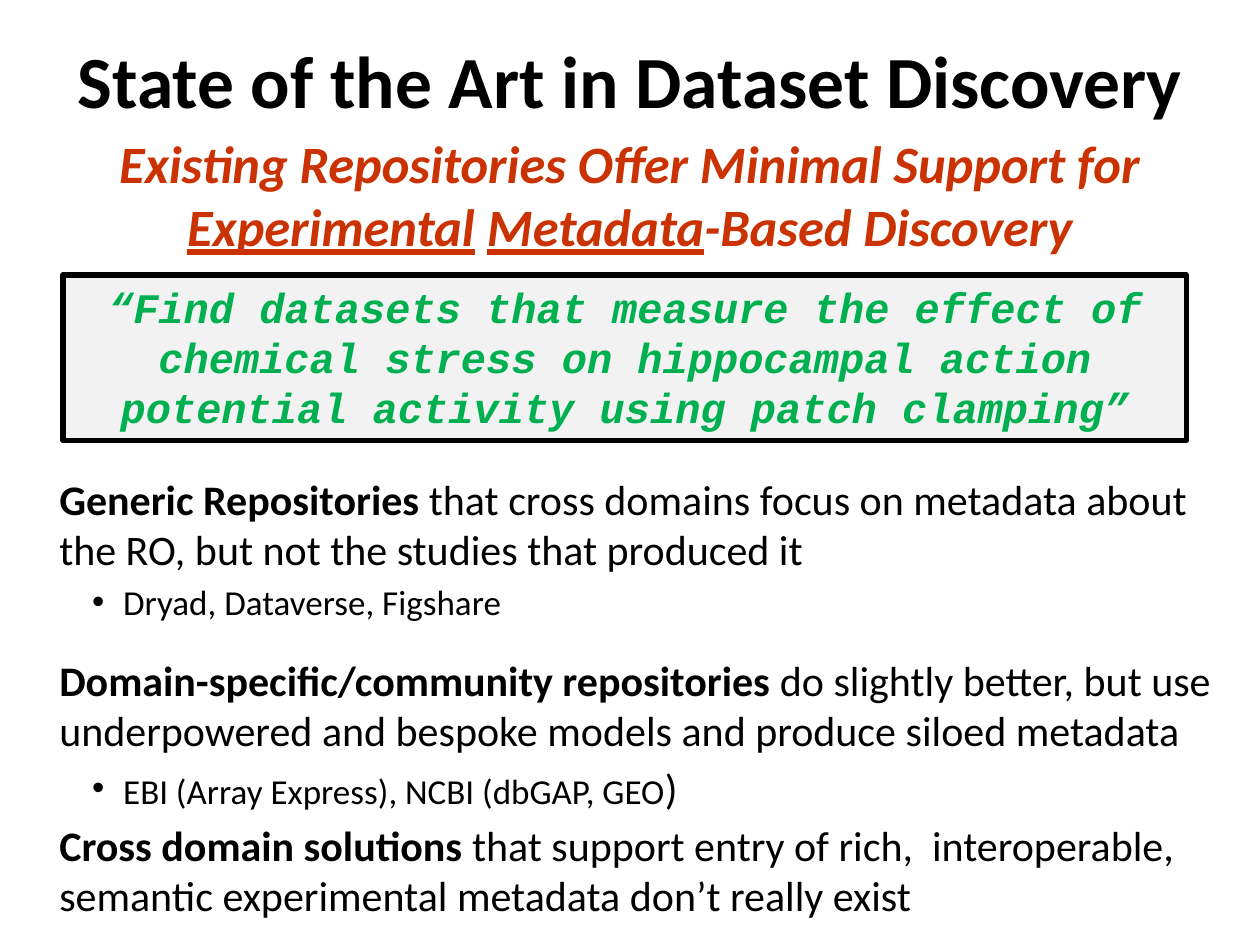
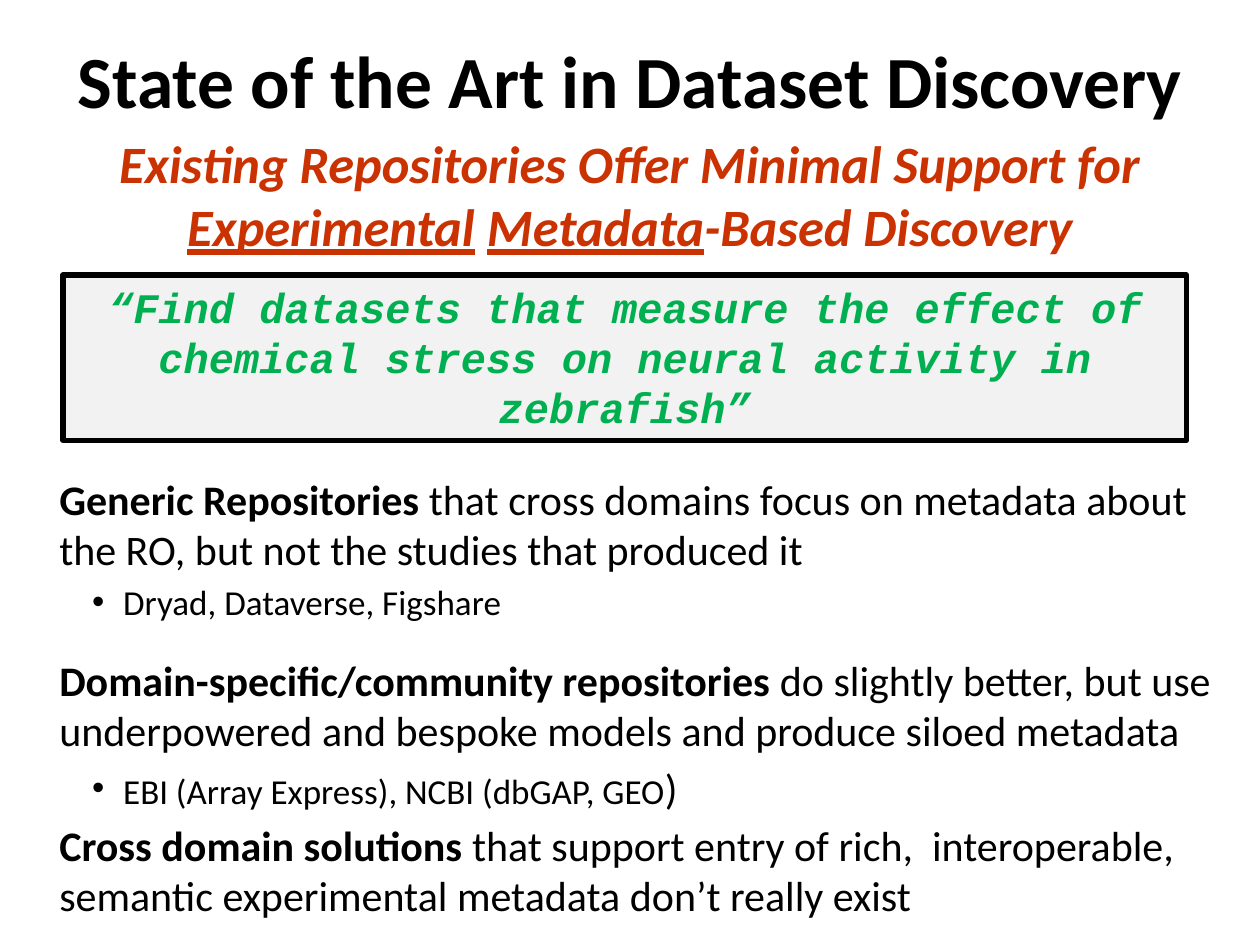
Before and after one commit to OHSU-Library/experimental-metadata-model, a slide deck: slide 7 of docs/6-18-15 Experimental Metadata Concepts and Models.pptx. Drawn at 1260x945 pixels with LibreOffice and Linux fonts; fonts in the diff are those of the drawing. Boxes give left, top, right and bottom in pixels: in the first picture for what was removed or moved away, otherwise in the second. Text is boxed around its words. In the diff, an @@ line names an element or a change of style, - is before the commit and + after.

Commit message:
updated some text on ppt

```diff
--- a/docs/6-18-15 Experimental Metadata Concepts and Models.pptx
+++ b/docs/6-18-15 Experimental Metadata Concepts and Models.pptx
@@ text in rectangle at (108, 292, 1141, 424): text changed @@
-“Find datasets that measure the effect of chemical stress on hippocampal action potential activity using patch clamping”
+“Find datasets that measure the effect of chemical stress on neural activity in zebrafish”
```
Also in this commit, not shown: 6 other slides changed.
